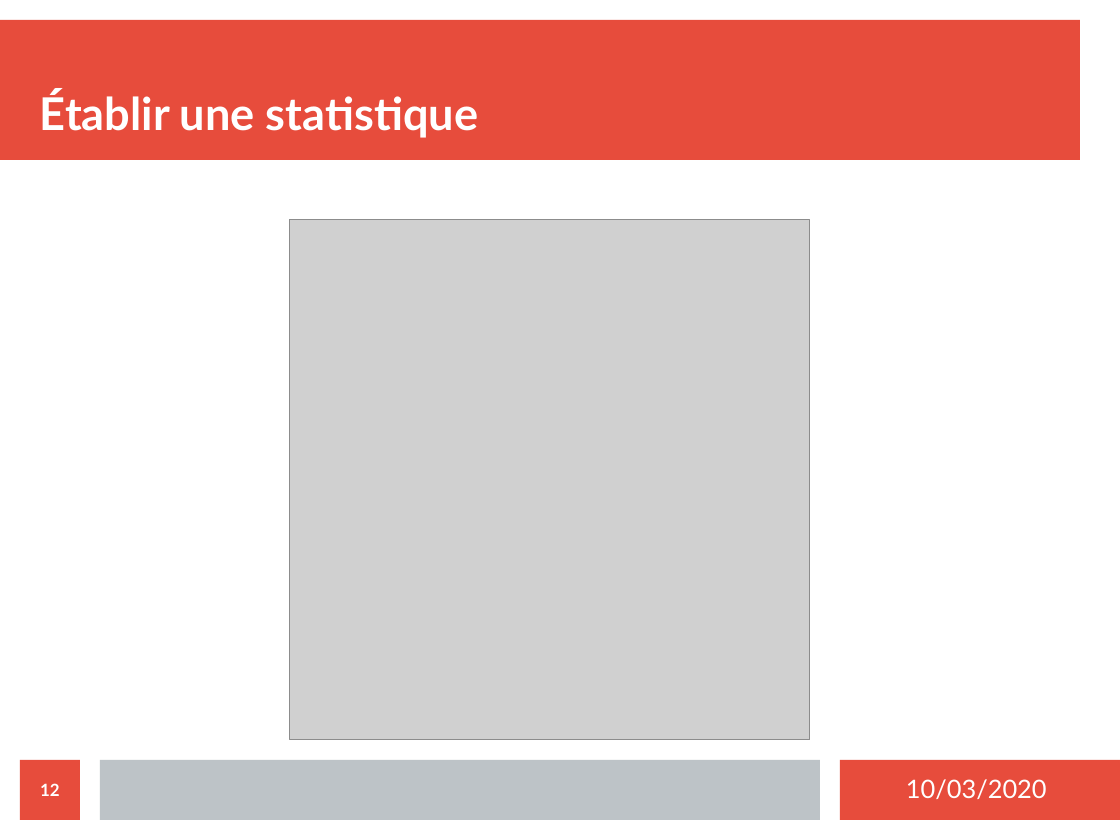
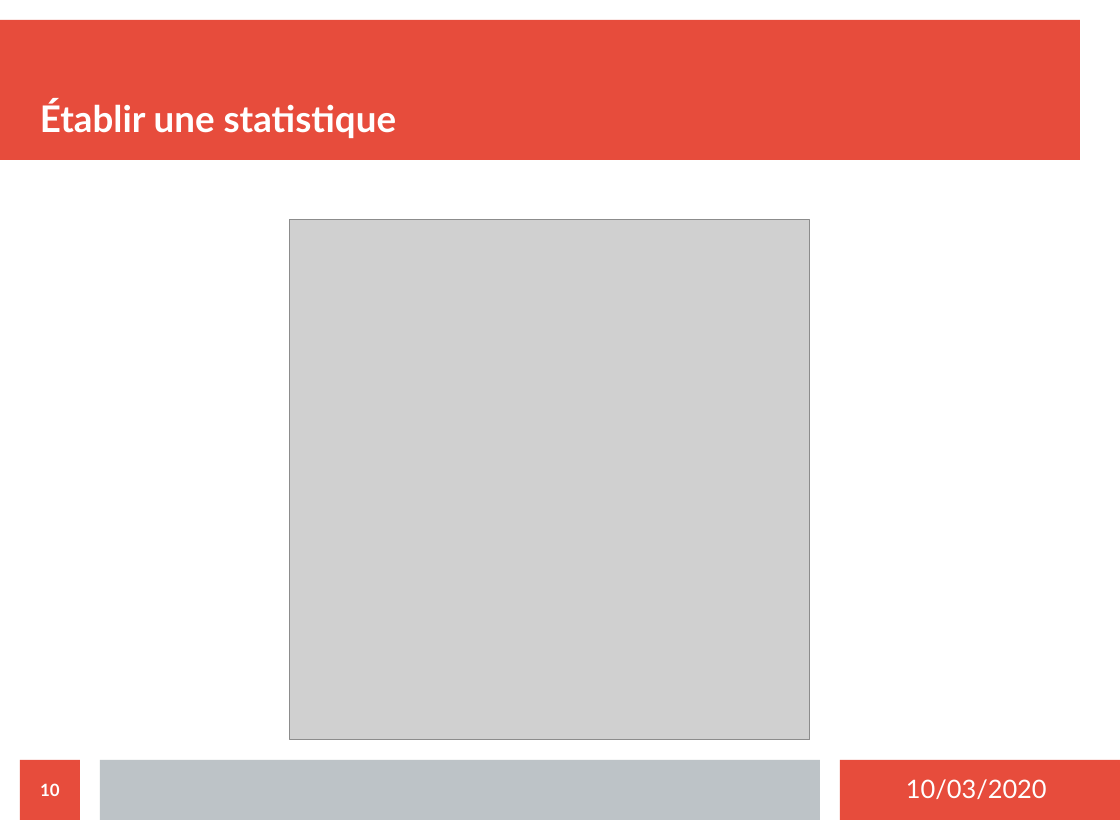
Before and after one commit to MezeretteBrice/Projet_Ronde, a slide deck: slide 10 of SOUTENANCE/Revue2/Revue2_CHEVREL.odp (slide 12 before the commit). Drawn at 1120x840 pixels with LibreOffice and Linux fonts; fonts in the diff are those of the drawing; grey boxes stand for pictures. Boxes give left, top, right and bottom in pixels: in the first picture for what was removed or moved away, otherwise in the second. Text is boxed around its words. In the diff, an @@ line names an element or a change of style, - is before the commit and + after.

```diff
--- a/SOUTENANCE/Revue2/Revue2_CHEVREL.odp
+++ b/SOUTENANCE/Revue2/Revue2_CHEVREL.odp
@@ title "Établir une statistique" at <box>40,100,397,138</box>: size 32 to 26 pt @@
@@ page number at <box>40,783,60,796</box>: text changed @@
-12
+10
```
Also in this commit, not shown: 8 other slides changed, 2 slides removed.
